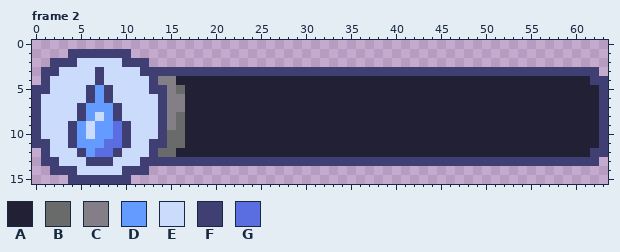
File history of a pixel-art file, assets/art/hud/ammo.aseprite. This is how it looked before the edit.
64x16 pixels, 25 frames. Shown: frame 2. The commit also changed other frames, which this record leaves out.
Palette (. is transparent): A #222034  B #696a6a  C #847e87  D #639bff  E #cbdbfc  F #3f3f74  G #5b6ee1
Pixels before, frame 2, first column x 0:
 1 ....FFFFFFF.....................................................
 2 ..FFFEEEEEFFF...................................................
 3 .FFEEEEFEEEEFFFFFFFFFFFFFFFFFFFFFFFFFFFFFFFFFFFFFFFFFFFFFFFFFFF.
 4 .FEEEEEFEEEEEFCCAAAAAAAAAAAAAAAAAAAAAAAAAAAAAAAAAAAAAAAAAAAAAAFF
 5 FFEEEEFDFEEEEFFCBAAAAAAAAAAAAAAAAAAAAAAAAAAAAAAAAAAAAAAAAAAAAAAF
 6 FEEEEEFDFEEEEEFCCAAAAAAAAAAAAAAAAAAAAAAAAAAAAAAAAAAAAAAAAAAAAAAF
 7 FEEEEFDDDFEEEEFCCAAAAAAAAAAAAAAAAAAAAAAAAAAAAAAAAAAAAAAAAAAAAAAF
 8 FEEEEFDEDFEEEEFCBAAAAAAAAAAAAAAAAAAAAAAAAAAAAAAAAAAAAAAAAAAAAAAF
 9 FEEEFDEDDGFEEEFCBAAAAAAAAAAAAAAAAAAAAAAAAAAAAAAAAAAAAAAAAAAAAAAF
10 FEEEFDEDDGFEEEFBBAAAAAAAAAAAAAAAAAAAAAAAAAAAAAAAAAAAAAAAAAAAAAAF
11 FFEEFDDDGGFEEFFBBAAAAAAAAAAAAAAAAAAAAAAAAAAAAAAAAAAAAAAAAAAAAAAF
12 .FEEEFDGGFEEEFBBAAAAAAAAAAAAAAAAAAAAAAAAAAAAAAAAAAAAAAAAAAAAAAFF
13 .FFEEEFFFEEEFFFFFFFFFFFFFFFFFFFFFFFFFFFFFFFFFFFFFFFFFFFFFFFFFFF.
14 ..FFFEEEEEFFF...................................................
15 ....FFFFFFF.....................................................
Once edited:
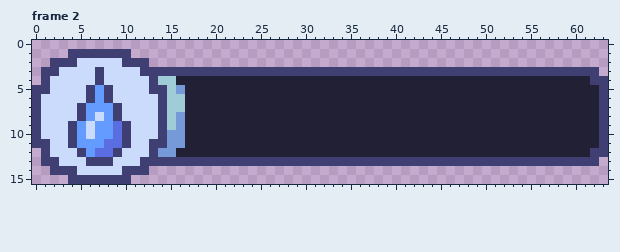
Diff:
{"colour":"B","old":"#696a6a","new":"#7699d7"}
{"colour":"C","old":"#847e87","new":"#9fccd7"}
{"label":"changed","picture_box":[158,76,185,157]}
